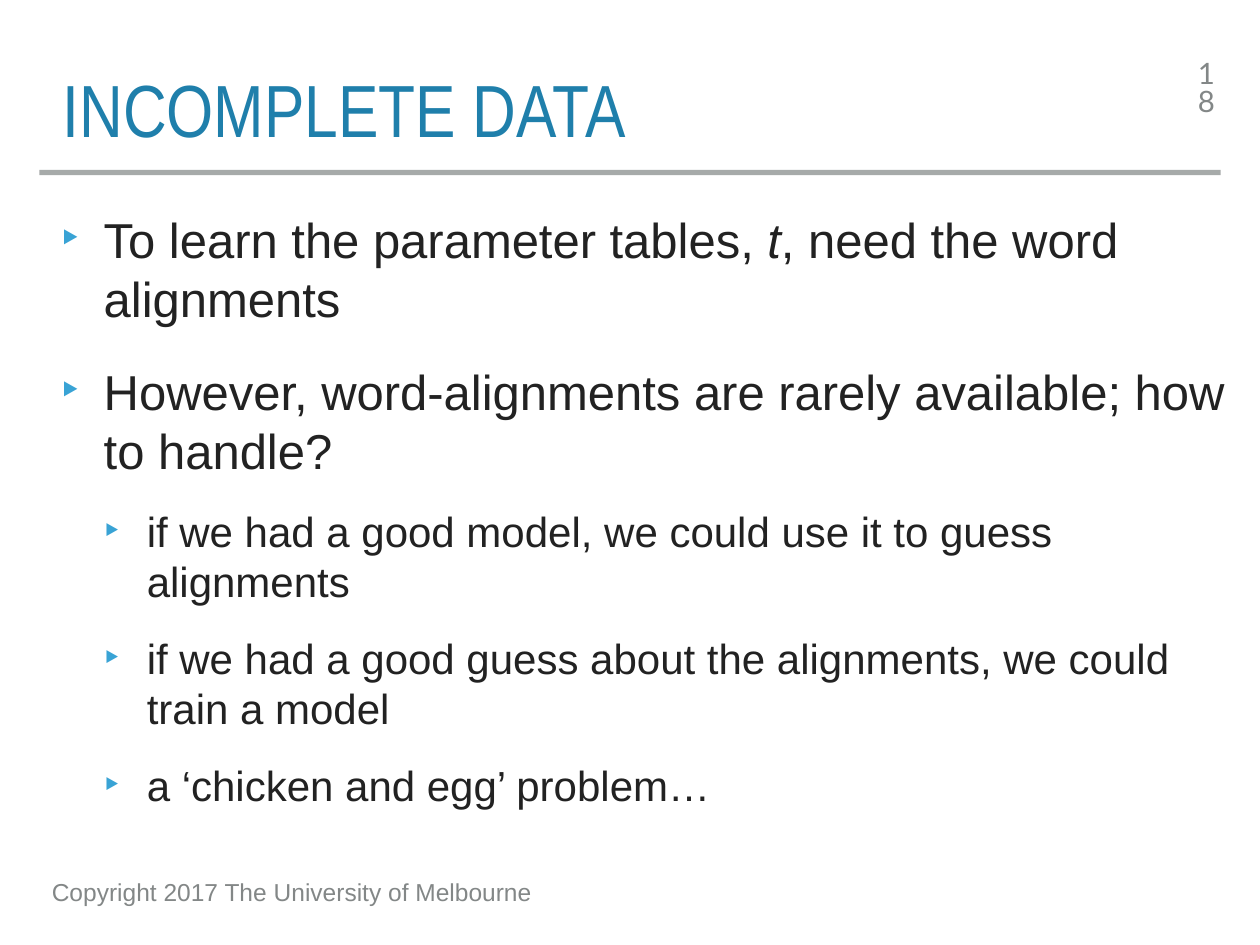
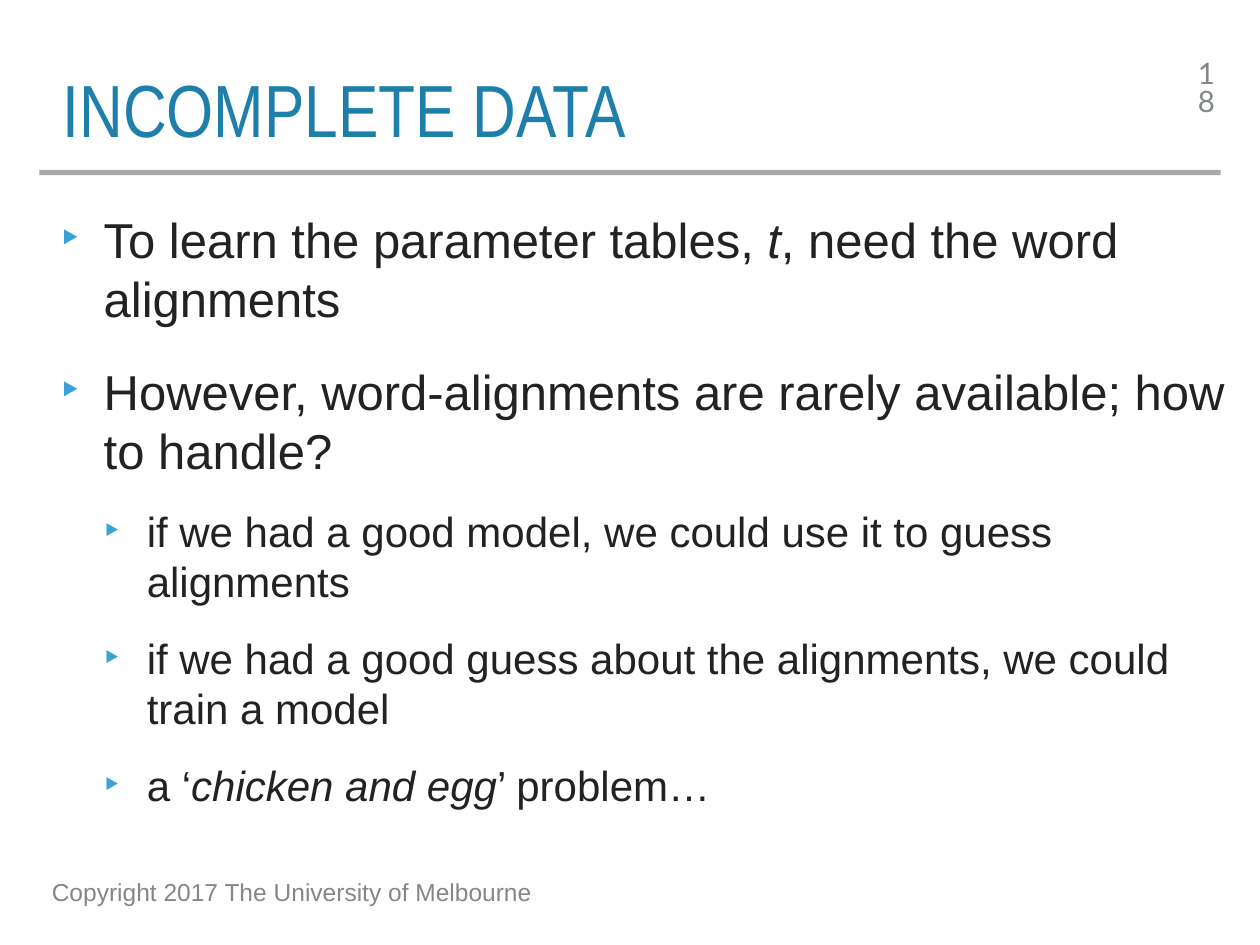
Before and after one commit to trevorcohn/comp90042, a slide deck: slide 18 of slides/WSTA_L20_machine_translation_word.pptx. Drawn at 1260x945 pixels with LibreOffice and Linux fonts; fonts in the diff are those of the drawing. Boxes give left, top, right and bottom in pixels: in the first picture for what was removed or moved away, otherwise in the second. Text is boxed around its words. In the diff, an @@ line names an element or a change of style, - is before the commit and + after.

```diff
--- a/slides/WSTA_L20_machine_translation_word.pptx
+++ b/slides/WSTA_L20_machine_translation_word.pptx
@@ text at <box>147,770,710,810</box>: italic on in "‘chicken and egg’" @@
```
Also in this commit, not shown: 12 other slides changed, 1 other file.
